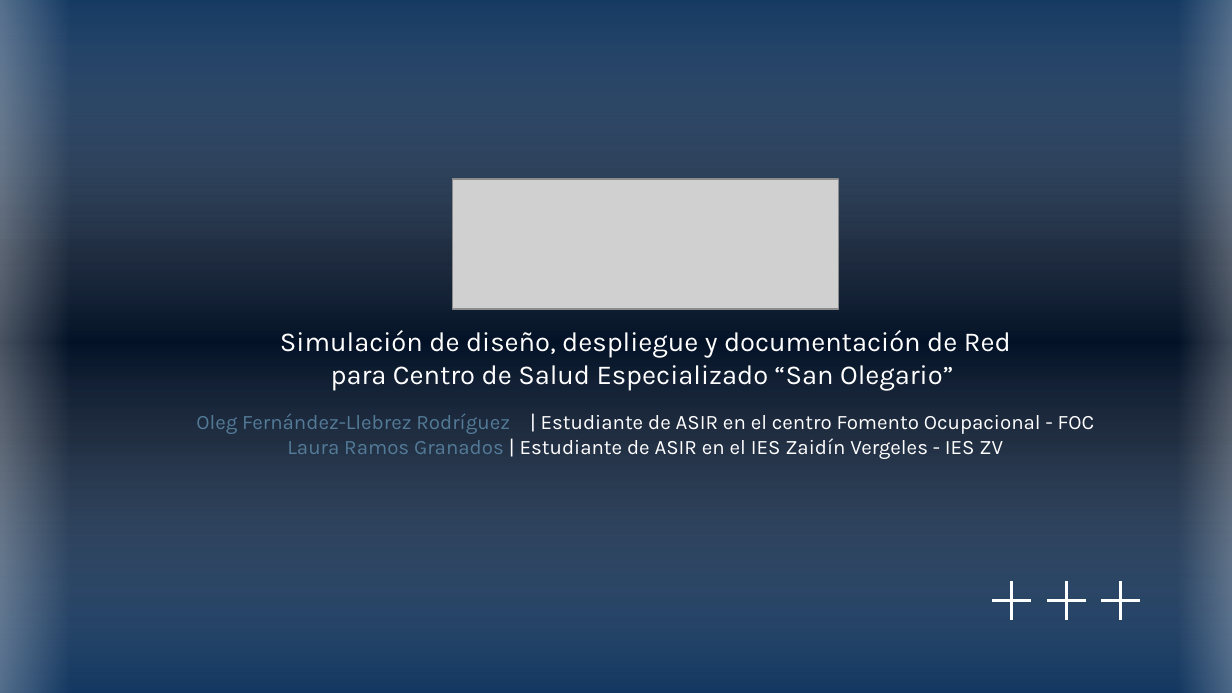
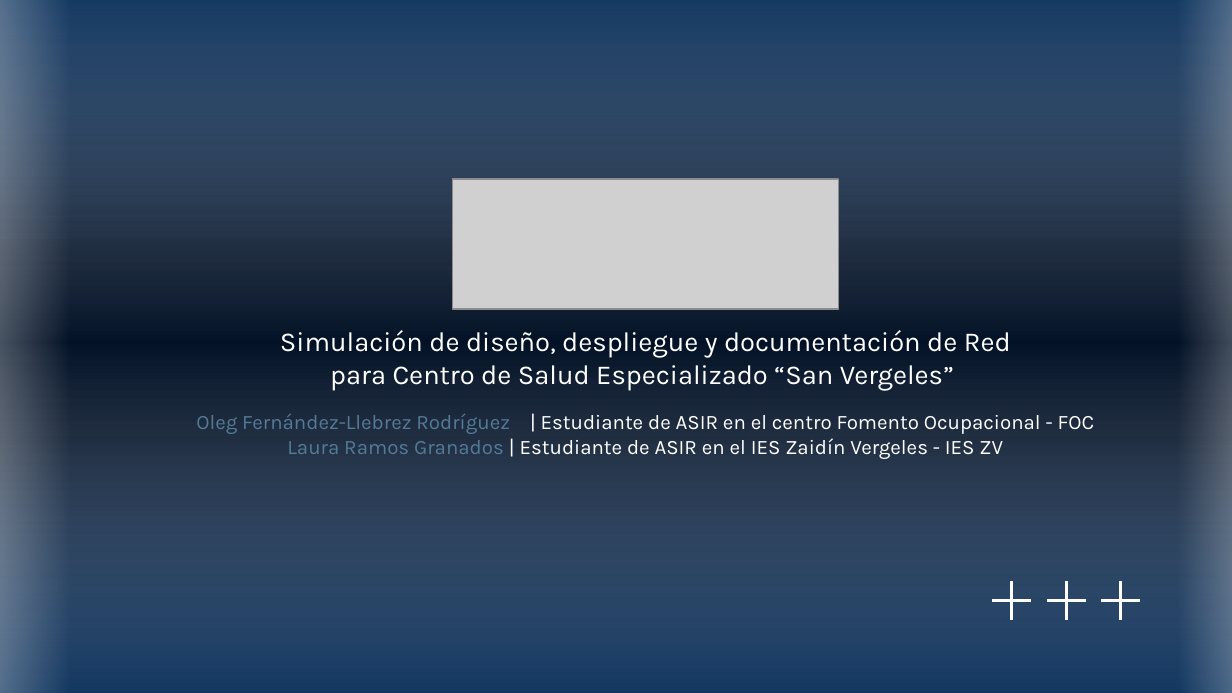
Before and after one commit to GatitosLab/final-lab, a slide deck: slide 1 of presentacion/LaolLinkConsulting_ProyectoFinalKyndryl_OlegLaura.pptx. Drawn at 1232x693 pixels with LibreOffice and Linux fonts; fonts in the diff are those of the drawing; grey boxes stand for pictures; background and template pictures are left out. Boxes give left, top, right and bottom in pixels: in the first picture for what was removed or moved away, otherwise in the second. Text is boxed around its words. In the diff, an @@ line names an element or a change of style, - is before the commit and + after.

```diff
--- a/presentacion/LaolLinkConsulting_ProyectoFinalKyndryl_OlegLaura.pptx
+++ b/presentacion/LaolLinkConsulting_ProyectoFinalKyndryl_OlegLaura.pptx
@@ subtitle at bbox=[280, 330, 1011, 391]: text changed @@
-Simulación de diseño, despliegue y documentación de Red para Centro de Salud Especializado “San Olegario”
+Simulación de diseño, despliegue y documentación de Red para Centro de Salud Especializado “San Vergeles”
```
Also in this commit, not shown: 2 other slides changed, 1 other file.
